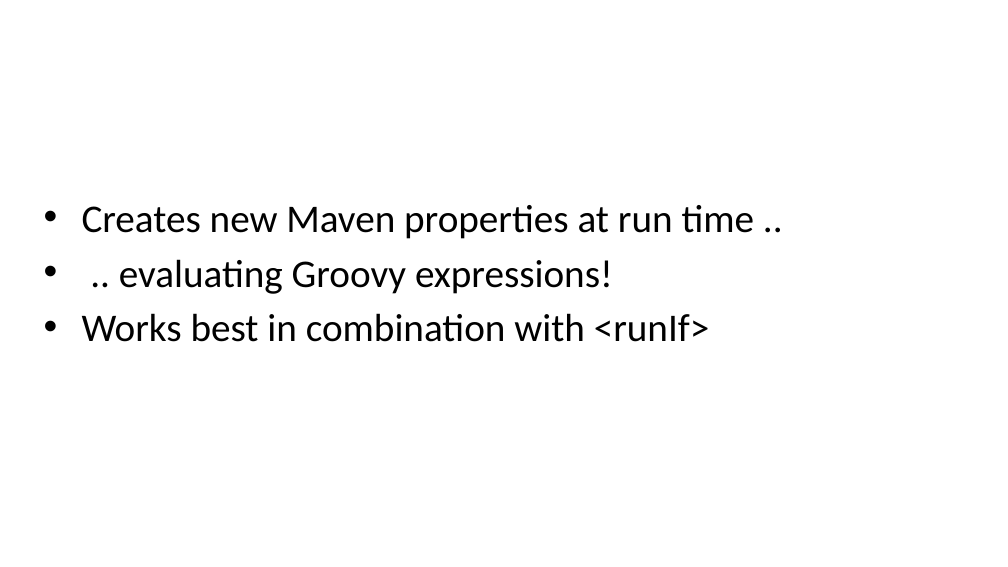
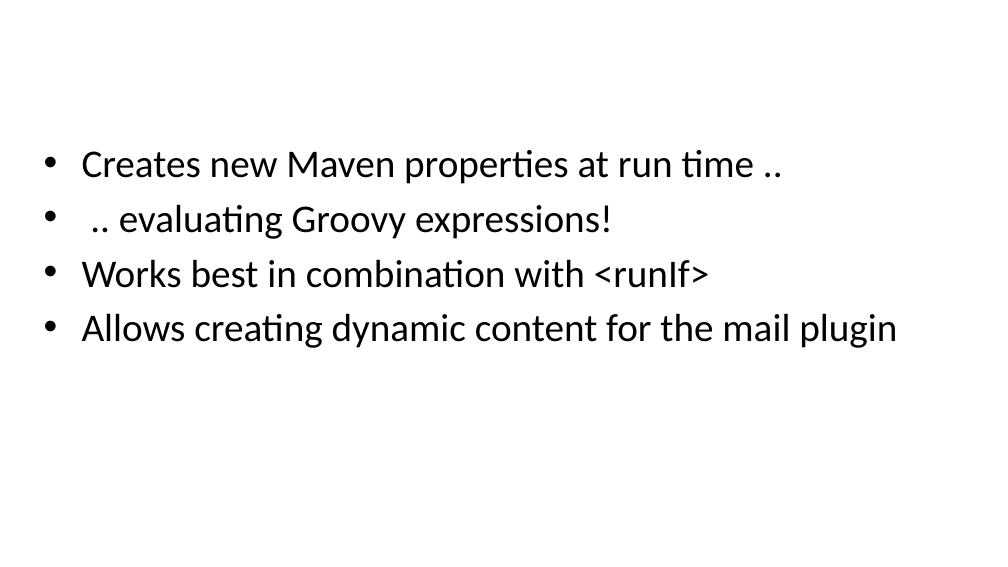
Before and after one commit to evgeny-goldin/maven-plugins, a slide deck: slide 50 of maven-plugins.pptx. Drawn at 1008x567 pixels with LibreOffice and Linux fonts; fonts in the diff are those of the drawing; background and template pictures are left out. Boxes give left, top, right and bottom in pixels: in the first picture for what was removed or moved away, otherwise in the second. Text is boxed around its words. In the diff, an @@ line names an element or a change of style, - is before the commit and + after.

```diff
--- a/maven-plugins.pptx
+++ b/maven-plugins.pptx
@@ text at (x1=82, y1=313, x2=897, y2=348): paragraph added @@
+• Allows creating dynamic content for the mail plugin
```
Also in this commit, not shown: 28 other slides changed.
